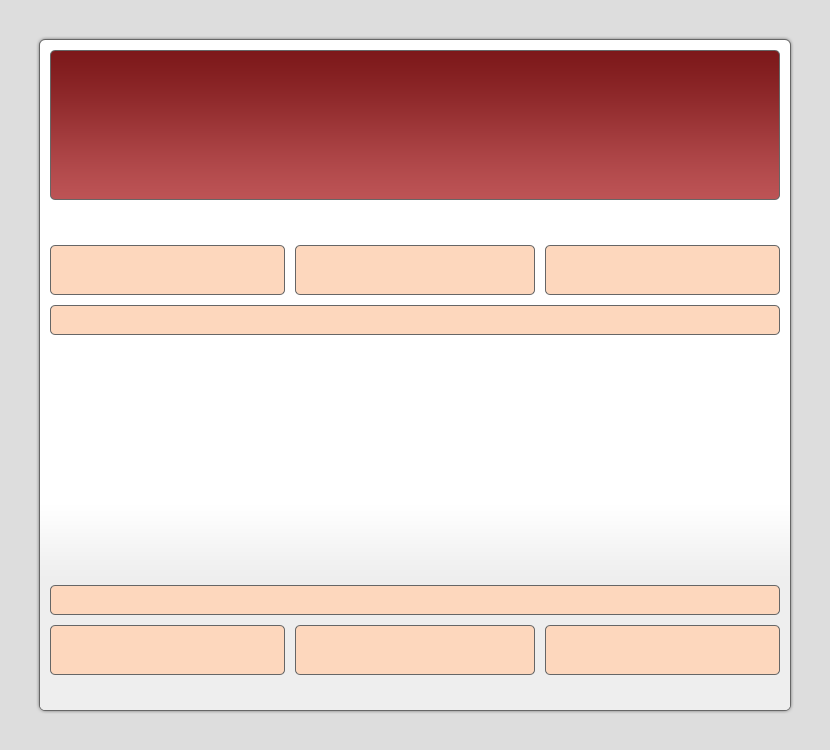
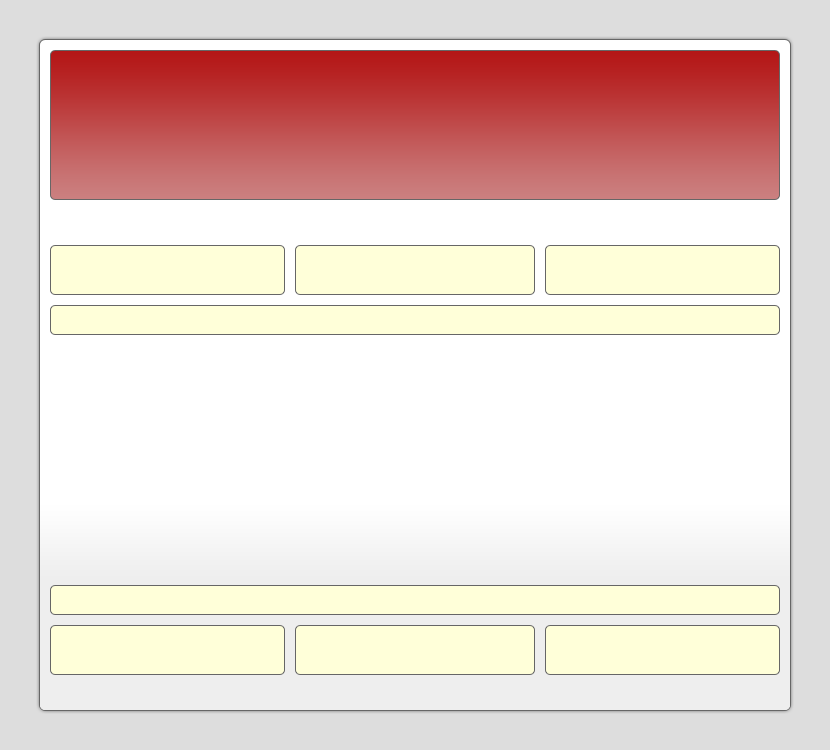
Layer changes from the first 830x750 image to the second:
painted on "header" over [51, 51, 779, 199]
painted on "header / footer widgets" over [51, 246, 779, 674]
